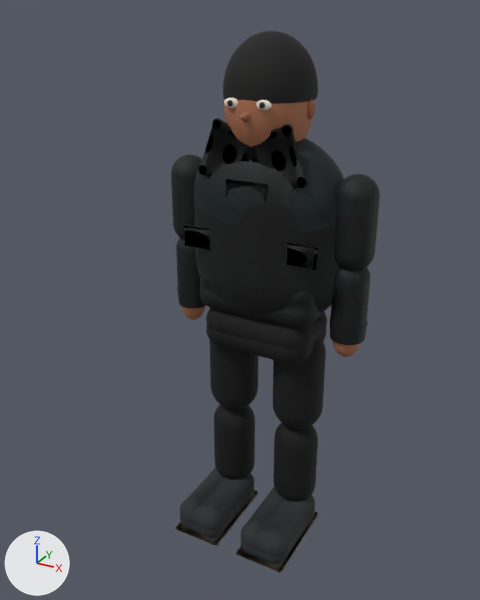
A saved change to the glTF model public/models/characters/protagonist.glb.
Camera for both pictures: a 50 mm lens placed at (0.965, -1.952, 1.87), pointed at (-0.045, -0.116, 0.952). The axes (+X, +Y, +Z) are drawn at lower left. The lights are the same throughout. The picture after the commit comes second. Where no turn or scale is listed for an object, it has been applied to the vertices. Vertices at exactly the same position are counted once.

Names of what the first picture shows: 'ProtagonistHairShoes', 'ProtagonistJacket', 'ProtagonistJeans', 'ProtagonistSkinEyes'.
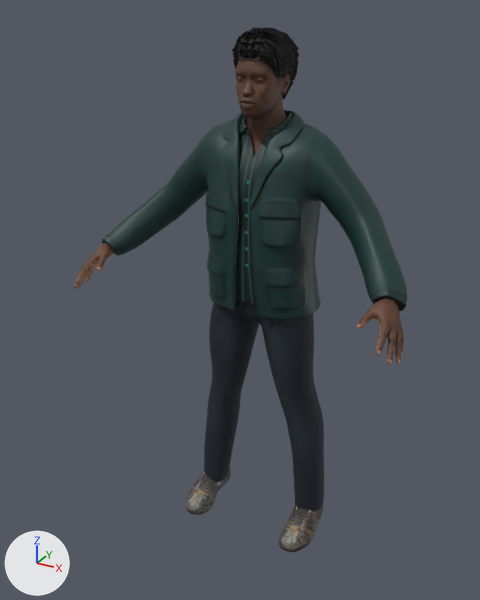
What differs and where, as boxes (x1, y1, x2, y2) in the pictures (480 x 600 px):
'ProtagonistJacket', deleted
    before: (171, 118, 380, 345)
'TealTechnicalJacketMesh', added (cyan)
    after: (102, 110, 407, 320)
'ProtagonistJeans', reshaped, moved, rescaled
    before: (206, 308, 327, 501)
    after: (204, 300, 324, 511)
'ProtagonistHairShoes', deleted
    before: (175, 31, 318, 573)
'SkinEyesMesh', added
    after: (74, 59, 404, 364)
'HairShoesMesh', added
    after: (186, 27, 323, 552)
'ProtagonistSkinEyes', deleted
    before: (182, 98, 360, 357)

The change, as a list of edits to the scene's bpy script:
```text
Change mat_skineyes:
    remove # nodes: BsdfPrincipled, Mix, OutputMaterial, TexImage, VertexColor
    remove # uses the picture img_protagonist_skin_basecolor_png
    nodes: BsdfPrincipled, OutputMaterial, TexImage
    uses the picture img_protagonist_skin_basecolor_jpg
Change mat_tealtechnicaljacket:
    where n0 = _N.new('ShaderNodeBsdfPrincipled'); n0.name = 'Principled BSDF'
    n0.inputs[2].default_value: 0.7 -> 0.54  # 'Roughness'
    remove n2 = _N.new('ShaderNodeMix'); n2.name = 'Mix'
    remove n2.data_type = 'RGBA'
    remove n2.blend_type = 'MULTIPLY'
    remove n2.inputs[0].default_value = 1.0  # 'Factor'
    remove n3 = _N.new('ShaderNodeVertexColor'); n3.name = 'Color Attribute'
    where n4 = _N.new('ShaderNodeTexImage'); n4.name = 'Image Texture'
    remove _L.new(n2.outputs[2], n0.inputs[0])  # 'Result' to 'Base Color'
    remove _L.new(n3.outputs[0], n2.inputs[7])  # 'Color' to 'B'
    remove _L.new(n4.outputs[0], n2.inputs[6])  # 'Color' to 'A'
    add _L.new(n4.outputs[0], n0.inputs[0])  # 'Color' to 'Base Color'
Change mat_hairshoes:
    remove # nodes: BsdfPrincipled, Mix, OutputMaterial, TexImage, VertexColor
    remove # uses the picture img_protagonist_hair_shoes_basecolor_png
    nodes: BsdfPrincipled, OutputMaterial, TexImage
    uses the picture img_protagonist_hair_shoes_basecolor_jpg
Change me_mesh_2:
    used by ob_protagonistjeans; location = (0.0, 0.0, 0.0); scale = (0.961, 0.961, 0.961)
    remove me_mesh_2.from_pydata(...)  # 4792 vertices, 9324 faces; spans x -0.238..0.238, y -0.14..0.14, z 0.09..0.938
    add me_mesh_2.from_pydata(...)  # 3485 vertices, 6848 faces; spans x -0.258..0.261, y -0.138..0.101, z 0.084..1.041
    me_mesh_2 part 1: 4792 vertices removed from x -0.238..0.238, y -0.14..0.14, z 0.09..0.938; 3485 vertices added at x -0.258..0.261, y -0.138..0.101, z 0.084..1.041
Remove ob_protagonistskineyes:
    ob_protagonistskineyes = bpy.data.objects.new('ProtagonistSkinEyes', me_mesh_0)
Remove ob_protagonistjacket:
    ob_protagonistjacket = bpy.data.objects.new('ProtagonistJacket', me_mesh_1)
Change ob_protagonistjeans:
    ob_protagonistjeans.scale: (0.961, 0.961, 0.961) -> (1.0, 1.0, 1.0)
    ob_protagonistjeans.location: (0.0, 0.0, 0.0) -> (0.0, 0.0, 0.018)
Remove ob_protagonisthairshoes:
    ob_protagonisthairshoes = bpy.data.objects.new('ProtagonistHairShoes', me_mesh_3)
Add ob_tealtechnicaljacketmesh:
    ob_tealtechnicaljacketmesh = bpy.data.objects.new('TealTechnicalJacketMesh', me_mesh_3_1)  # 8901 vertices, 17136 faces; spans x -0.546..0.546, y -0.265..0.128, z 0.905..1.555; in mat_tealtechnicaljacket (picture img_protagonist_jacket_basecolor_jpg)
    ob_tealtechnicaljacketmesh.location = (0.0, 0.0, 0.018)
Add ob_skineyesmesh:
    ob_skineyesmesh = bpy.data.objects.new('SkinEyesMesh', me_mesh_2_1)  # 9056 vertices, 17856 faces; spans x -0.58..0.58, y -0.39..0.05, z 0.18..1.77; in mat_skineyes (picture img_protagonist_skin_basecolor_jpg)
    ob_skineyesmesh.location = (0.0, 0.0, 0.018)
Add ob_hairshoesmesh:
    ob_hairshoesmesh = bpy.data.objects.new('HairShoesMesh', me_mesh_1_1)  # 3790 vertices, 5256 faces; spans x -0.27..0.27, y -0.23..0.08, z 0.0..1.8; in mat_hairshoes (picture img_protagonist_hair_shoes_basecolor_jpg)
    ob_hairshoesmesh.location = (0.0, 0.0, 0.018)
```
